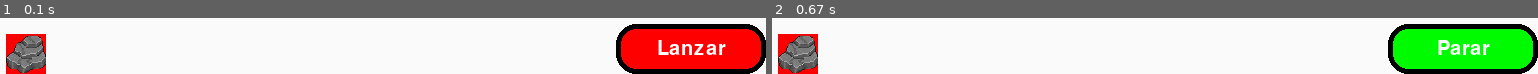
Above: before the commit, frames 1-2 (left to right).
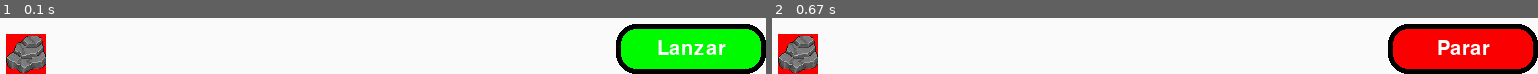
Above: after the commit, the same moments.

Repository: Nikohesu/Simulador-de-proyectiles
Game: pygame game, started from main.py
Two runs of this game, one before a commit and one after it. Both use one fixed random seed, a clock stepped at 60 frames per second and the inputs below.
Inputs:
- Up to frame 1 (0.1 s): no input
- Up to frame 2 (0.67 s): click "Lanzar" at 0.38 s

The runs differ from the first frame. In frame 1, 12% of the frame differs, in the area x 81-100%, y 19-92%; in frame 2, 12%.

Commit message:
actualizacion del boton, por obtimizacion y arrelo de bugs pero aun presenta fallas como no ejecutar la instruccion

Diff:
--- a/main.py
+++ b/main.py
@@ -1,5 +1,7 @@
 import pygame
 import sys
+import widgets
+
 pygame.init()
 time = pygame.time.Clock()
 dtime = 0
@@ -19,53 +21,6 @@
 
 pygame.display.set_icon(imgnave)
 
-
-class boton:
-    def __init__(self, x, y, width, height, color,hcolor, texto,htexto, ctexto):#hcolor es hover lo mismo con htexto
-        self.rect = pygame.Rect(x, y, width, height)
-        self.color = color
-        self.hcolor = hcolor
-        self.texto = texto
-        self.htexto = htexto
-        self.ctexto = ctexto
-        self.bpresionado = False
-        self.font = pygame.font.SysFont(None, 30)
-        self.drawcolor = color
-        self.drawtext = texto
-
-    def dibujar(self, screen):
-        pygame.draw.rect(screen, self.drawcolor, self.rect, 0, border_radius=20)
-        pygame.draw.rect(screen, (0, 0, 0,), self.rect, 5, border_radius=20)
-
-        texto_renderizar = self.font.render(self.drawtext, True, self.ctexto) #renderizar el texto
-
-        texto_centrado = texto_renderizar.get_rect(center = self.rect.center) #centrar
-
-        screen.blit(texto_renderizar, texto_centrado)
-
-
-
-
-    def presionado(self, event):
-        global fisicsrunning
-        if event.type == pygame.MOUSEBUTTONDOWN:
-            if self.rect.collidepoint(event.pos):
-                if not self.bpresionado:
-                    self.drawcolor = self.hcolor
-                    self.drawtext = self.htexto
-                    self.bpresionado = 1
-                    fisicsrunning = True
-                    proyectilv1.fisicas.fuerzay(newtons)
-                    proyectilv1.fisicas.fuerzax(newtons)
-                    proyectilv2.fisicas.fuerzay(newtons)
-                    proyectilv2.fisicas.fuerzax(newtons)
-
-                else :
-                    self.drawcolor=self.color
-                    self.drawtext = self.texto
-                    self.bpresionado = 0
-                    fisicsrunning = False
-
 class proyectil:#separacion en clases, procesar por separado las fisicas y los graficos, luego se unen con una clase principal
     def __init__(self,screen,x,y,width,height,masa,color,img):
         self.screen = screen
@@ -79,12 +34,12 @@
         self.graficos = grproyectil(self.color,escala)
     def draw(self):
         if self.img:
-            if fisicsrunning:
+            if lanzar.estado():
                 self.graficos.dibujarConImagen(self.screen,self.fisicas.actualizar(),self.tamaño,self.img)
             else:
                 self.graficos.dibujarConImagen(self.screen,self.posicion,self.tamaño,self.img)
         else:
-            if fisicsrunning:
+            if lanzar.estado():
                 self.graficos.dibujar(self.screen,self.fisicas.actualizar(),self.tamaño,self.color)
             else:
                 self.graficos.dibujar(self.screen,self.posicion,self.tamaño,self.color)
@@ -137,7 +92,7 @@
 
 proyectilv1 = proyectil(screen,4,46,4,4,1,(250,0,0),False)#inicializo el v1 (pantalla,x(metro respecto al origen),y(metros respecto al origen),width(m),height(m),masa(kg),)
 proyectilv2 = proyectil(screen,4,46,4,4,2,(0,0,250),imgpiedra)
-boton_1 = boton(screenwidth-150, screenheight-50, 150, 50, (255, 0, 0),(0,250,0), "Lanzar","Parar", (255, 255, 255))
+lanzar = widgets.boton(screen,screenwidth, screenheight, 150, 50, (0, 250, 0),(250, 0, 0), "Lanzar","Parar", (255, 255, 255),False,False)
 
 
 while running:
@@ -147,7 +102,7 @@
     proyectilv1.draw()
     proyectilv2.draw()
 
-    boton_1.dibujar(screen)
+    lanzar.dibujar()
 
 
     pygame.display.flip()
@@ -169,7 +124,7 @@
                 gravedad -= 1
                 print(f"Valor de gravedad: {gravedad}")
 
-        boton_1.presionado(event)
+        lanzar.presionado(event)
         if event.type == pygame.QUIT:
             pygame.quit()
             sys.exit()
--- /dev/null
+++ b/widgets.py
@@ -0,0 +1,53 @@
+import pygame
+class boton:
+    def __init__(self,screen, x, y, width, height, color_off, color_on, text_off, text_on, color_text, def_off, def_on):#hcolor es hover lo mismo con htexto
+        self.screen = screen
+        self.rect = pygame.Rect(x-width, y-height, width, height)
+        self.color_off = color_off
+        self.color_on = color_on
+        self.text_off = text_off
+        self.text_on = text_on
+        self.color_text = color_text
+        self.boton_state = False
+        self.font = pygame.font.SysFont(None, 30)
+        self.drawcolor = color_off
+        self.drawtext = text_off
+
+        #funciones que se activan al presionar el boton
+        self.def_on = def_on
+        self.def_off = def_off
+        self.fstate = False
+
+    def dibujar(self):
+
+        pygame.draw.rect(self.screen, self.drawcolor, self.rect, 0, border_radius=20)
+        pygame.draw.rect(self.screen, (0, 0, 0,), self.rect, 5, border_radius=20)
+        #dejar en contenedores separados: uno para el background y uno para el borde
+
+        texto_renderizar = self.font.render(self.drawtext, True, self.color_text) #renderizar el texto
+        texto_centrado = texto_renderizar.get_rect(center = self.rect.center) #centrar
+
+        self.screen.blit(texto_renderizar, texto_centrado)
+
+    def presionado(self, event):
+        if event.type == pygame.MOUSEBUTTONDOWN:
+            if self.rect.collidepoint(event.pos):
+                if not self.boton_state:
+                    self.drawcolor = self.color_on
+                    self.drawtext = self.text_on
+                    self.boton_state = True #cambia el estado general del boton a ON (encendido)
+
+                    if self.def_on:
+                        self.def_on()
+
+
+
+                else :
+                    self.drawcolor=self.color_off
+                    self.drawtext = self.text_off
+                    self.boton_state = False
+                    if self.def_off:
+                        self.def_off()
+
+    def estado (self):
+        return self.boton_state
